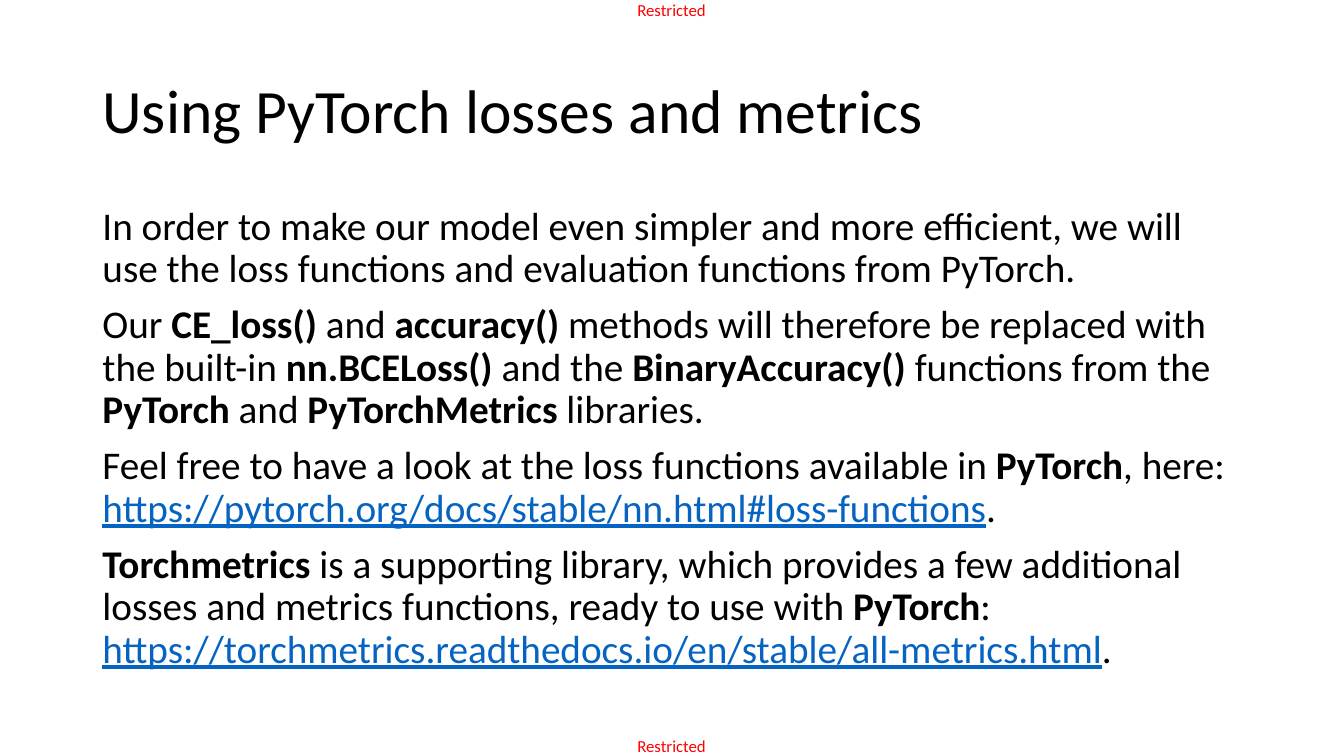
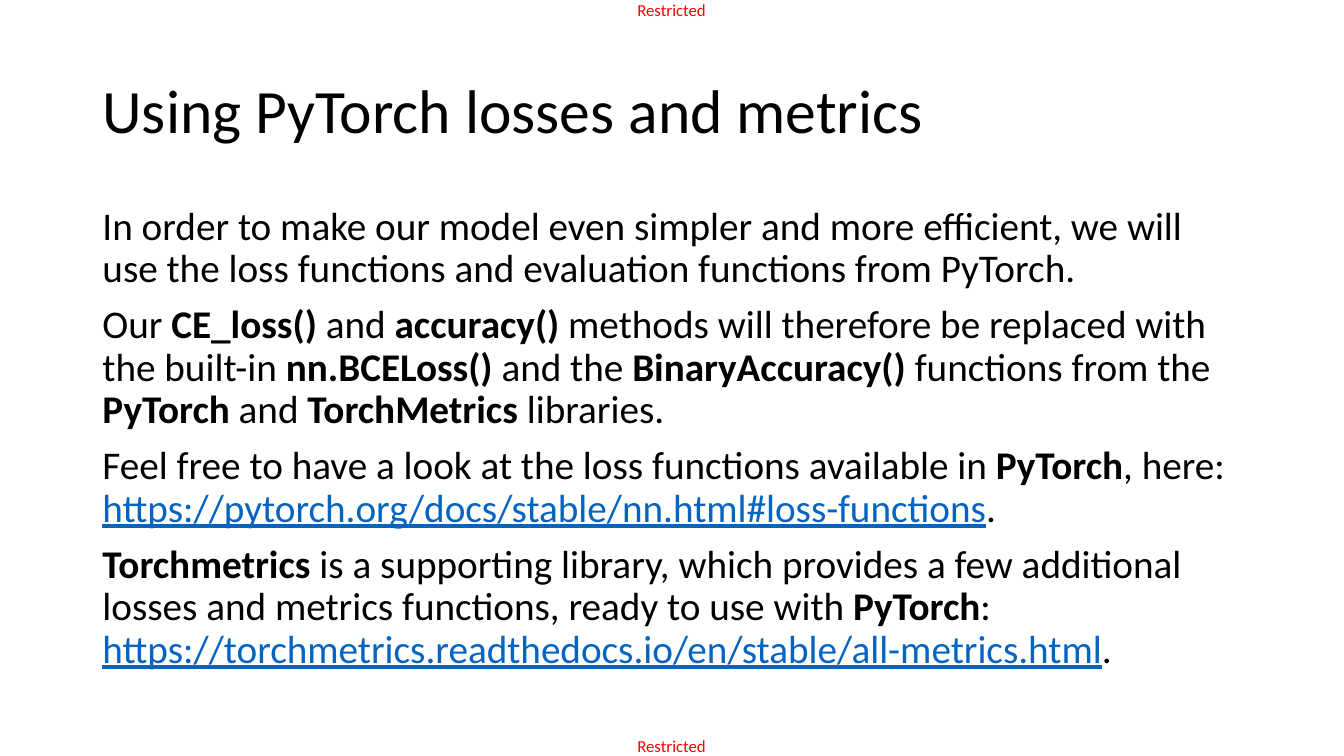
Before and after one commit to matthieudemari/SUTD_DL_50_039, a slide deck: slide 20 of W3/2. W3S2 final/W3S2.pptx. Drawn at 1344x756 pixels with LibreOffice and Linux fonts; fonts in the diff are those of the drawing. Boxes give left, top, right and bottom in pixels: in the first picture for what was removed or moved away, otherwise in the second. Text is boxed around its words. In the diff, an @@ line names an element or a change of style, - is before the commit and + after.

```diff
--- a/W3/2. W3S2 final/W3S2.pptx
+++ b/W3/2. W3S2 final/W3S2.pptx
@@ text at bbox=[102, 309, 1210, 429]: text changed @@
-Our CE_loss() and accuracy() methods will therefore be replaced with the built-in nn.BCELoss() and the BinaryAccuracy() functions from the PyTorch and PyTorchMetrics libraries.
+Our CE_loss() and accuracy() methods will therefore be replaced with the built-in nn.BCELoss() and the BinaryAccuracy() functions from the PyTorch and TorchMetrics libraries.
```
Also in this commit, not shown: 1 other slide changed, 2 slides added, 1 slide removed, 13 other files.
